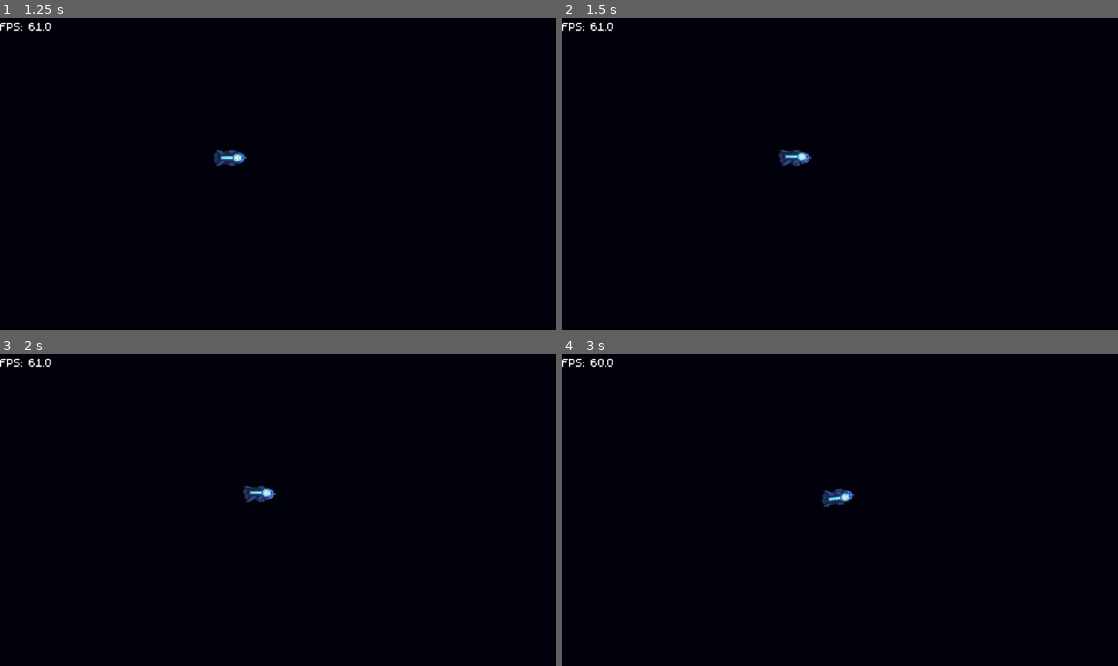
Above: before the commit, frames 1-4 (two rows, left to right).
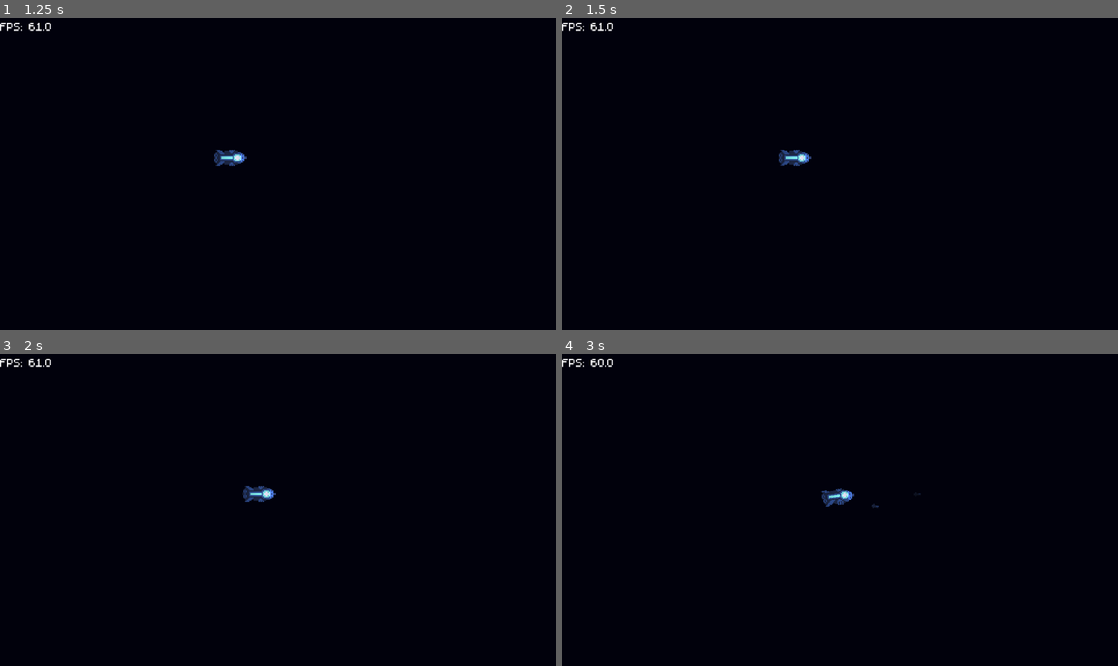
Above: after the commit, the same moments.

Repository: austingwatson/Depths
Game: Godot game, scene res://scenes/title_screen.tscn
Two runs of this game, one before a commit and one after it. Both use one fixed random seed, a clock stepped at 60 frames per second and the inputs below.
Inputs (mouse positions are in pixels of both pictures, inside the frame that each line leads up to):
- Up to frame 1 (1.25 s): click "Play" at 0.5 s
- Up to frame 2 (1.5 s): move the mouse to (962, 158) at 1.27 s; hold Space (thrust) from 1.28 s (still down); hold Right mouse button (rotate) from 1.28 s (still down)
- Up to frame 3 (2 s): keep holding Space (thrust); keep holding Right mouse button (rotate); click (400, 494) at 1.55 s
- Up to frame 4 (3 s): move the mouse to (728, 525) at 2.02 s; release Space (thrust) at 2.03 s; release Right mouse button (rotate) at 2.03 s; click (728, 525) at 2.1 s; right-click (728, 525) at 2.3 s; tap Enter at 2.75 s; move the mouse to (895, 441) at 2.77 s; hold Space (thrust) from 2.78 s (still down); hold Right mouse button (rotate) from 2.78 s (still down)

Frame 1 is identical in both runs. In frame 2, 0.1% of the frame differs, in the area x 39-45%, y 42-48%; in frame 3, 0.1%; in frame 4, 0.2%, in the area x 46-65%, y 43-50%.

Commit message:
added torpedo art

Diff:
--- /dev/null
+++ b/scenes/component/max_distance.tscn
@@ -0,0 +1,6 @@
+[gd_scene load_steps=2 format=3 uid="uid://x2wdvhrvr26y"]
+
+[ext_resource type="Script" uid="uid://buvf7wtuhouy8" path="res://scripts/component/max_distance.gd" id="1_qlykv"]
+
+[node name="MaxDistance" type="Node"]
+script = ExtResource("1_qlykv")
--- a/scenes/entity/projectile/torpedo.tscn
+++ b/scenes/entity/projectile/torpedo.tscn
@@ -1,8 +1,14 @@
-[gd_scene load_steps=5 format=3 uid="uid://cx7o0wwwkfa4t"]
+[gd_scene load_steps=8 format=3 uid="uid://cx7o0wwwkfa4t"]
 
 [ext_resource type="Script" uid="uid://cims7evy1pj8i" path="res://scripts/entity/projectile/torpedo.gd" id="1_v7qta"]
 [ext_resource type="PackedScene" uid="uid://dgefqrqeh3evl" path="res://scenes/component/movement.tscn" id="2_o4jdw"]
 [ext_resource type="PackedScene" uid="uid://b0foxywnu3rrx" path="res://scenes/component/hit_box.tscn" id="2_oaaup"]
+[ext_resource type="Texture2D" uid="uid://7012mtb2g3dr" path="res://assets/textures/entity/player_sub.png" id="4_vdd5x"]
+[ext_resource type="PackedScene" uid="uid://x2wdvhrvr26y" path="res://scenes/component/max_distance.tscn" id="5_tvse7"]
+
+[sub_resource type="AtlasTexture" id="AtlasTexture_tvse7"]
+atlas = ExtResource("4_vdd5x")
+region = Rect2(32, 16, 16, 16)
 
 [sub_resource type="CircleShape2D" id="CircleShape2D_xxt06"]
 radius = 4.0
@@ -17,7 +23,15 @@
 deceleration = 500.0
 rotation_speed = 100.0
 
+[node name="Sprite2D" type="Sprite2D" parent="."]
+texture = SubResource("AtlasTexture_tvse7")
+
 [node name="HitBox" parent="." instance=ExtResource("2_oaaup")]
 shape = SubResource("CircleShape2D_xxt06")
 
+[node name="MaxDistance" parent="." node_paths=PackedStringArray("entity") instance=ExtResource("5_tvse7")]
+entity = NodePath("..")
+distance = 2500.0
+
 [connection signal="hit" from="HitBox" to="." method="_on_hit_box_hit"]
+[connection signal="reached" from="MaxDistance" to="." method="_on_max_distance_reached"]
--- /dev/null
+++ b/scripts/component/max_distance.gd
@@ -0,0 +1,13 @@
+class_name MaxDistance
+extends Node
+
+signal reached
+
+@export var entity: Node2D
+@export var distance: float
+@onready var start_position := entity.global_position
+
+
+func _physics_process(_delta: float) -> void:
+	if entity.global_position.distance_to(start_position) >= distance:
+		reached.emit()
--- a/scripts/component/movement.gd
+++ b/scripts/component/movement.gd
@@ -25,5 +25,4 @@
 func turn(target: Vector2, delta: float) -> float:
 	var target_angle := (target - entity.global_position).angle()
 	entity.rotation = fposmod(lerp_angle(entity.rotation, target_angle, rotation_speed * delta) + PI, TAU) - PI
-	print(target_angle, ", ", entity.rotation)
 	return entity.rotation - target_angle
--- a/scripts/entity/actor/player.gd
+++ b/scripts/entity/actor/player.gd
@@ -1,6 +1,7 @@
 class_name Player
 extends Node2D
 
+const rotation_threshold := 0.1
 @export var forward_texture: Texture2D
 @export var left_texture: Texture2D
 @export var right_texture: Texture2D
@@ -13,18 +14,21 @@
 func _unhandled_input(_event: InputEvent) -> void:
 	if Input.is_action_just_pressed("shoot") and energy.has_energy(weapon_energy):
 		var direction := Vector2.RIGHT.rotated(rotation)
-		ProjectileManager.add_friendly_torpedo(global_position, direction, 1)
+		ProjectileManager.add_friendly_torpedo(global_position, direction, rotation, 1)
 		energy.use_energy(weapon_energy)
 
 
 func _physics_process(delta: float) -> void:
 	if Input.is_action_pressed("rotate"):
 		var dir: float = movement.turn(get_global_mouse_position(), delta)
-		print(dir)
-		if dir < 0.0:
+		if dir < -1.0 || dir > 1.0:
+			dir *= -1
+		if dir < -rotation_threshold:
+			sprite.texture = right_texture
+		elif dir > rotation_threshold:
 			sprite.texture = left_texture
-		elif dir > 0.0:
-			sprite.texture = right_texture
+		else:
+			sprite.texture = forward_texture
 	else:
 		sprite.texture = forward_texture
 
--- a/scripts/entity/projectile/torpedo.gd
+++ b/scripts/entity/projectile/torpedo.gd
@@ -5,14 +5,18 @@
 var direction := Vector2.ZERO
 
 
-func init(global_position: Vector2, direction: Vector2, layer: int, mask: int, damage: int) -> void:
+func init(global_position: Vector2, direction: Vector2, rotation: float, layer: int, mask: int, damage: int) -> void:
 	self.global_position = global_position
 	self.direction = direction
+
+	$Sprite2D.rotation = rotation
 
 	var hit_box := $HitBox
 	hit_box.collision_layer = layer
 	hit_box.collision_mask = mask
 	hit_box.damage = damage
+
+	$MaxDistance.start_position = self.global_position
 
 
 func _physics_process(delta: float) -> void:
@@ -21,3 +25,7 @@
 
 func _on_hit_box_hit() -> void:
 	queue_free()
+
+
+func _on_max_distance_reached() -> void:
+	queue_free()
--- a/scripts/global/projectile_manager.gd
+++ b/scripts/global/projectile_manager.gd
@@ -4,7 +4,7 @@
 @export_flags_2d_physics var friendly_layer: int
 @export_flags_2d_physics var friendly_mask: int
 
-func add_friendly_torpedo(global_position: Vector2, target_position: Vector2, damage: int) -> void:
+func add_friendly_torpedo(global_position: Vector2, target_position: Vector2, rotation: float, damage: int) -> void:
 	var torpedo := torpedo_scene.instantiate()
 	add_child(torpedo)
-	torpedo.init(global_position, target_position, friendly_layer, friendly_mask, damage)
+	torpedo.init(global_position, target_position, rotation, friendly_layer, friendly_mask, damage)
Not shown, added: assets/textures/effects/effect_sheet.png.import
Not shown, added: scripts/component/max_distance.gd.uid
